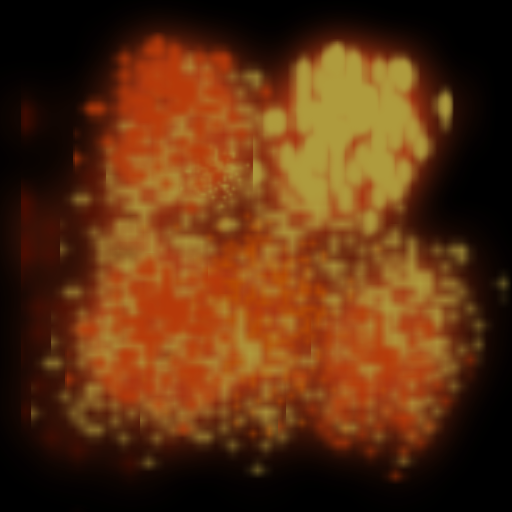
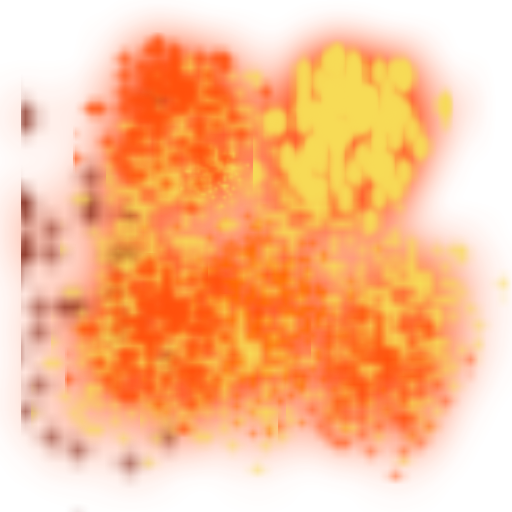
Two versions of the same layered image (512x512). Layer-by-layer changes:
"Layer 1": opacity 71% → 100% over [21, 32, 512, 512]
removed layer "Background" over [0, 0, 512, 512]
